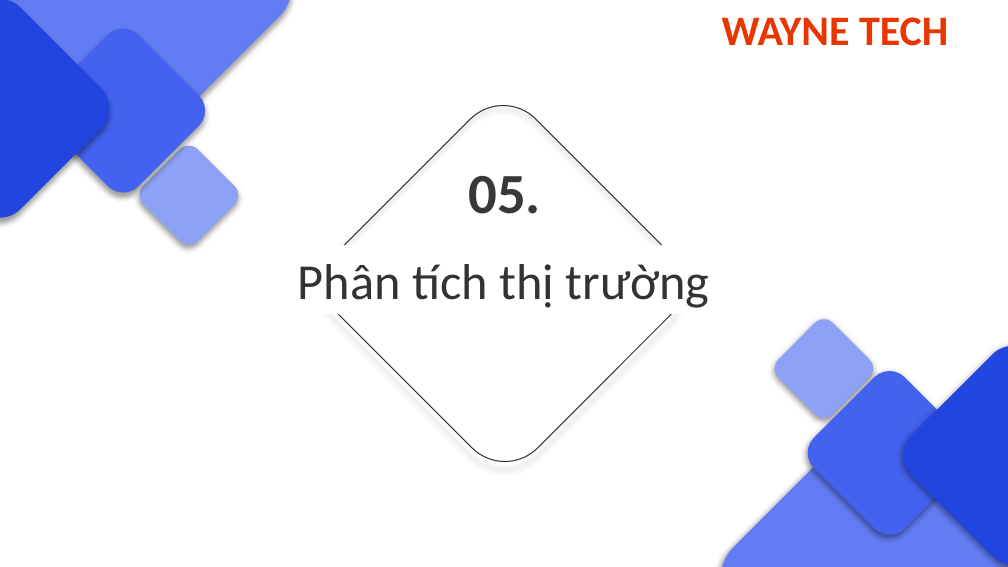
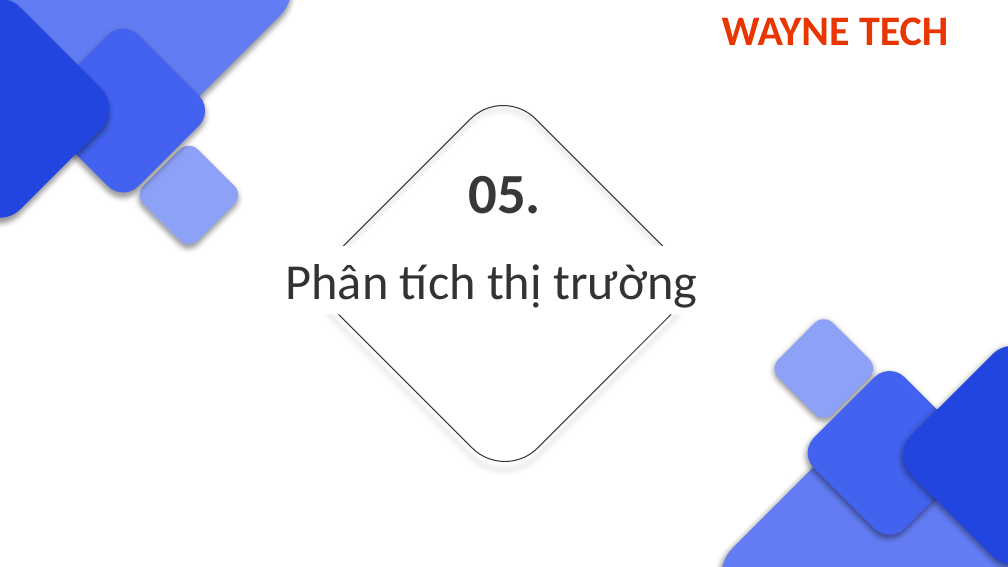
Before and after one commit to danglaiacc/kn, a slide deck: slide 24 of ppt/index.pptx. Drawn at 1008x567 pixels with LibreOffice and Linux fonts; fonts in the diff are those of the drawing. Boxes give left, top, right and bottom in pixels: in the first picture for what was removed or moved away, otherwise in the second. Text is boxed around its words. In the diff, an @@ line names an element or a change of style, - is before the commit and + after.

```diff
--- a/ppt/index.pptx
+++ b/ppt/index.pptx
@@ text "Phân tích thị trường": place and size @@
-text "Phân tích thị trường" at <box>298,264,710,308</box>
+text "Phân tích thị trường" at <box>286,264,697,308</box>
```
Also in this commit, not shown: 18 other slides changed, 1 slide added, 1 slide removed.
